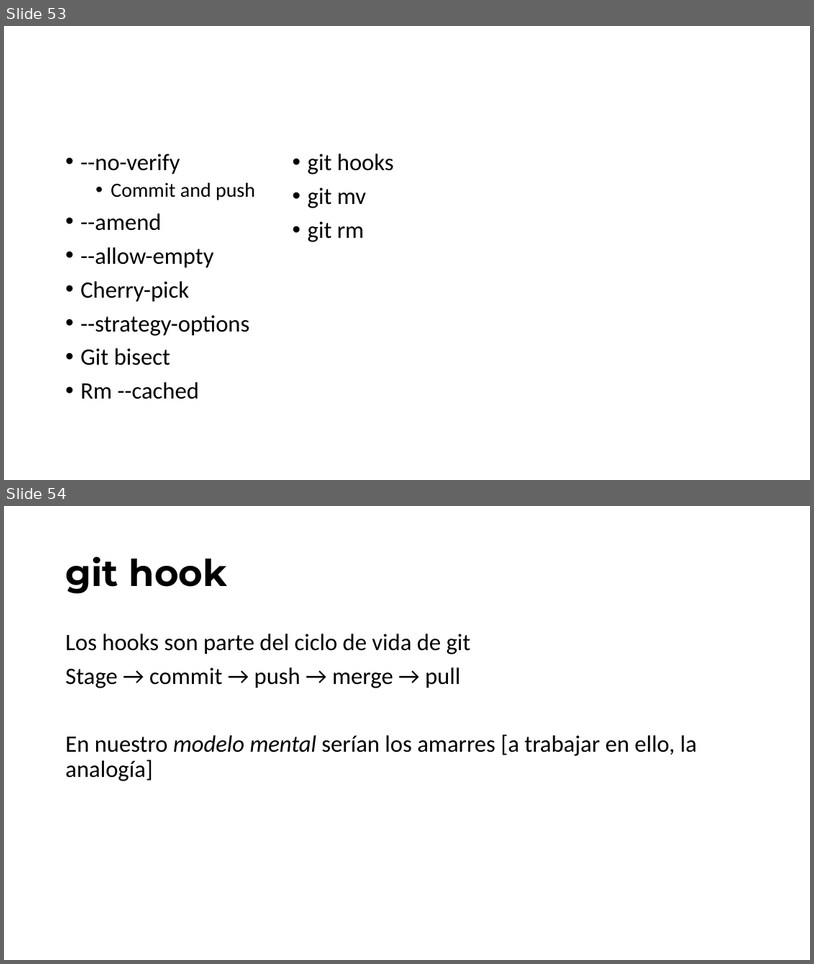
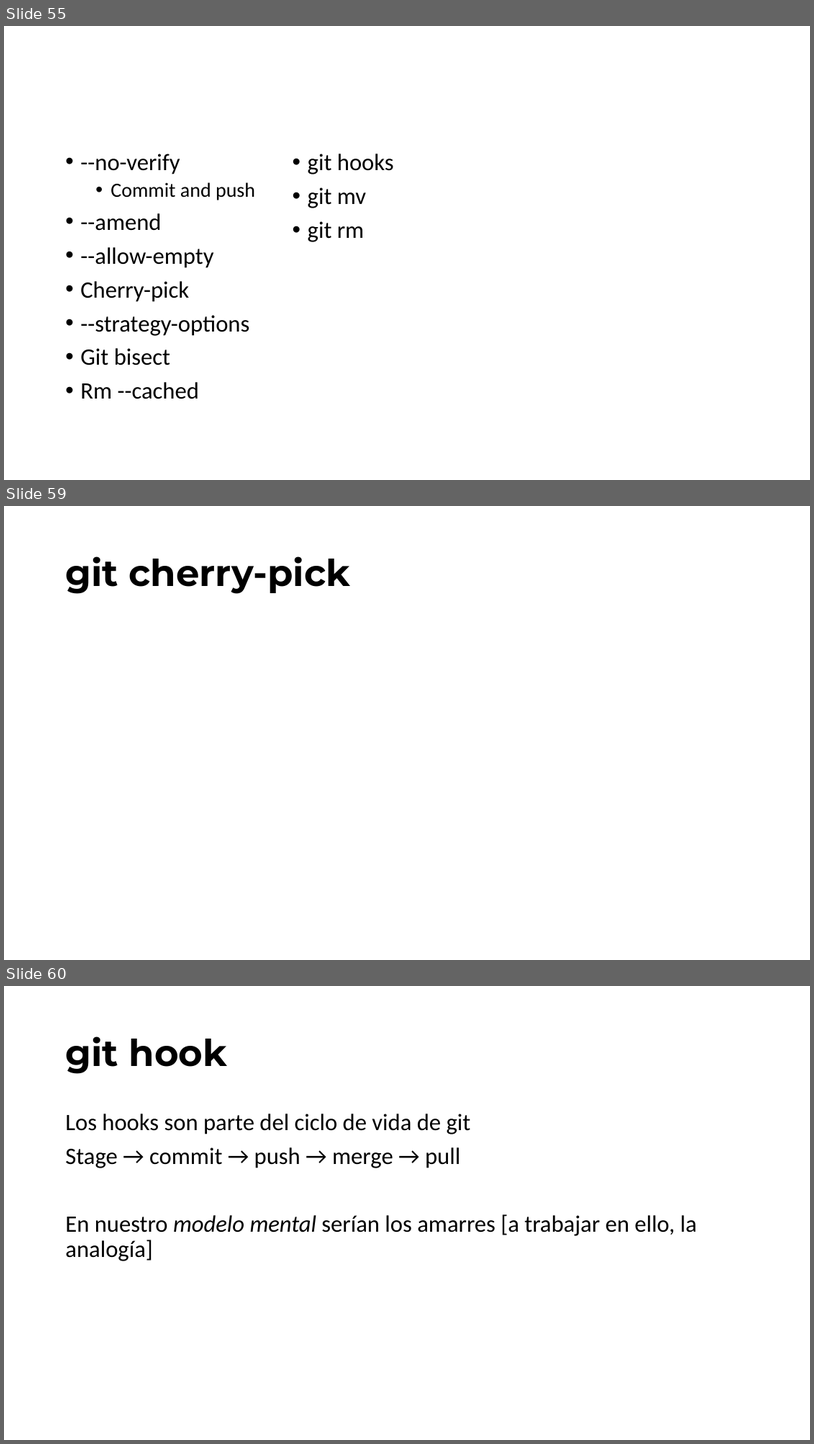
Before and after one commit to jofaval/talks-about, a slide deck: simplifying-git/fear-the-cli-no-more/simplifying-git-fear-the-cli-no-more.slides.es.pptx. Shown one above the other, each under a label of ours: slides 53 and 54 before the commit, slides 55, 59 and 60 after it; the slides between them are not shown. The pictures are 814x964 and 814x1444 pixels, drawn with LibreOffice and Linux fonts; fonts in the diff are those of the drawing. Boxes give left, top, right and bottom in pixels: in the first picture for what was removed or moved away, otherwise in the second. Text is boxed around its words. In the diff, an @@ line names an element or a change of style, - is before the commit and + after.

```diff
--- a/simplifying-git/fear-the-cli-no-more/simplifying-git-fear-the-cli-no-more.slides.es.pptx
+++ b/simplifying-git/fear-the-cli-no-more/simplifying-git-fear-the-cli-no-more.slides.es.pptx
@@ slide 59 added at [4, 506, 810, 960], background #FFFFFF @@
@@ title added at [65, 556, 351, 594], 44 pt, text #000000, bold @@
+git cherry-pick
@@ what was slide 53 is now slide 55 @@
@@ what was slide 54 is now slide 60 @@
```
Also in this commit, not shown: 3 slides changed, 5 other slides added, 1 other file.
